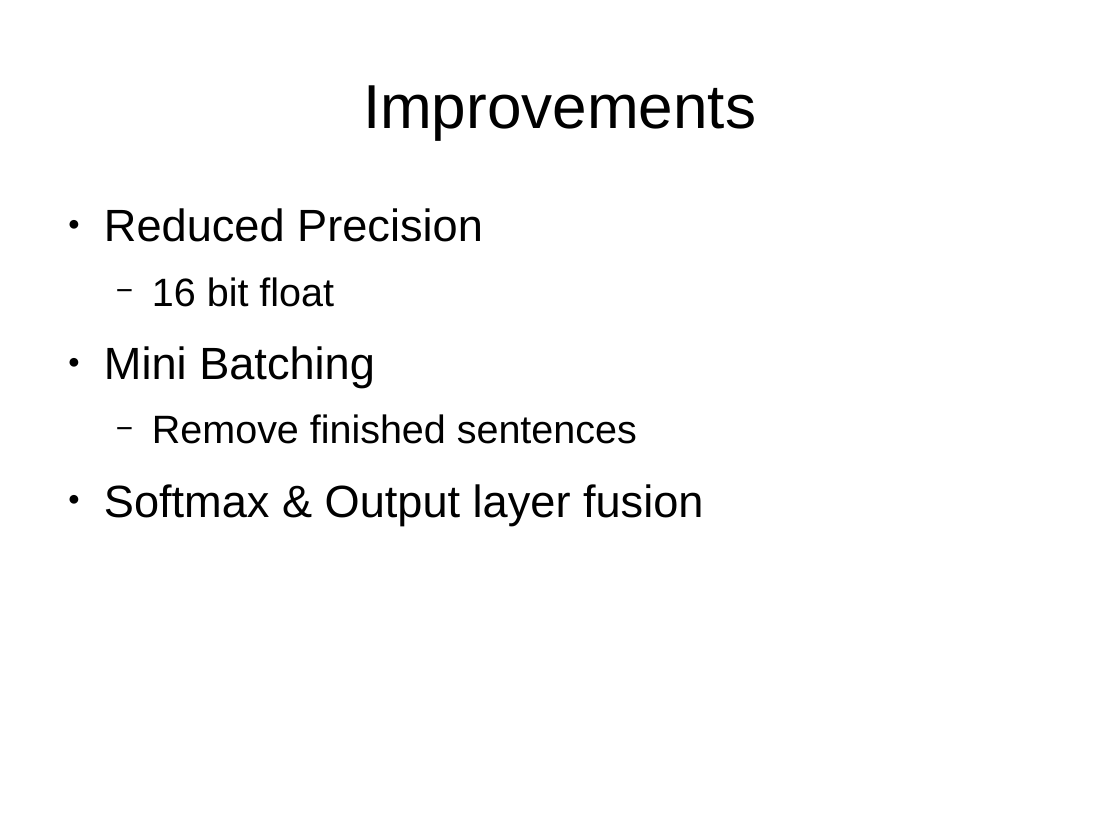
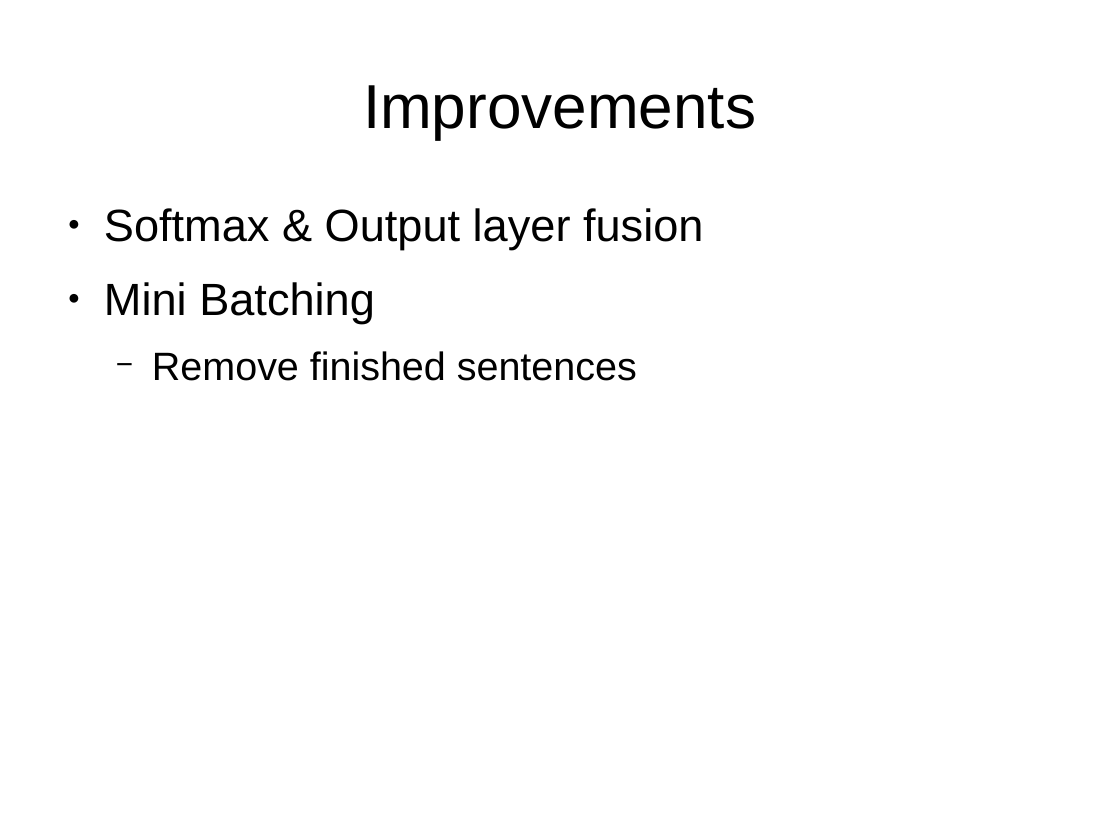
Before and after one commit to hieuhoang/papers, a slide deck: slide 3 of ms.2019/nmt.odp (slide 4 before the commit). Drawn at 1120x840 pixels with LibreOffice and Linux fonts; fonts in the diff are those of the drawing. Boxes give left, top, right and bottom in pixels: in the first picture for what was removed or moved away, otherwise in the second. Text is boxed around its words. In the diff, an @@ line names an element or a change of style, - is before the commit and + after.

Commit message:
ms talk

```diff
--- a/ms.2019/nmt.odp
+++ b/ms.2019/nmt.odp
@@ text at [104,208,703,250]: text changed @@
-● Reduced Precision
-  − 16 bit float
+● Softmax & Output layer fusion
@@ text at [104,484,703,525]: paragraph removed @@
-● Softmax & Output layer fusion
```
Also in this commit, not shown: 4 other slides changed, 1 slide added, 3 slides removed.
